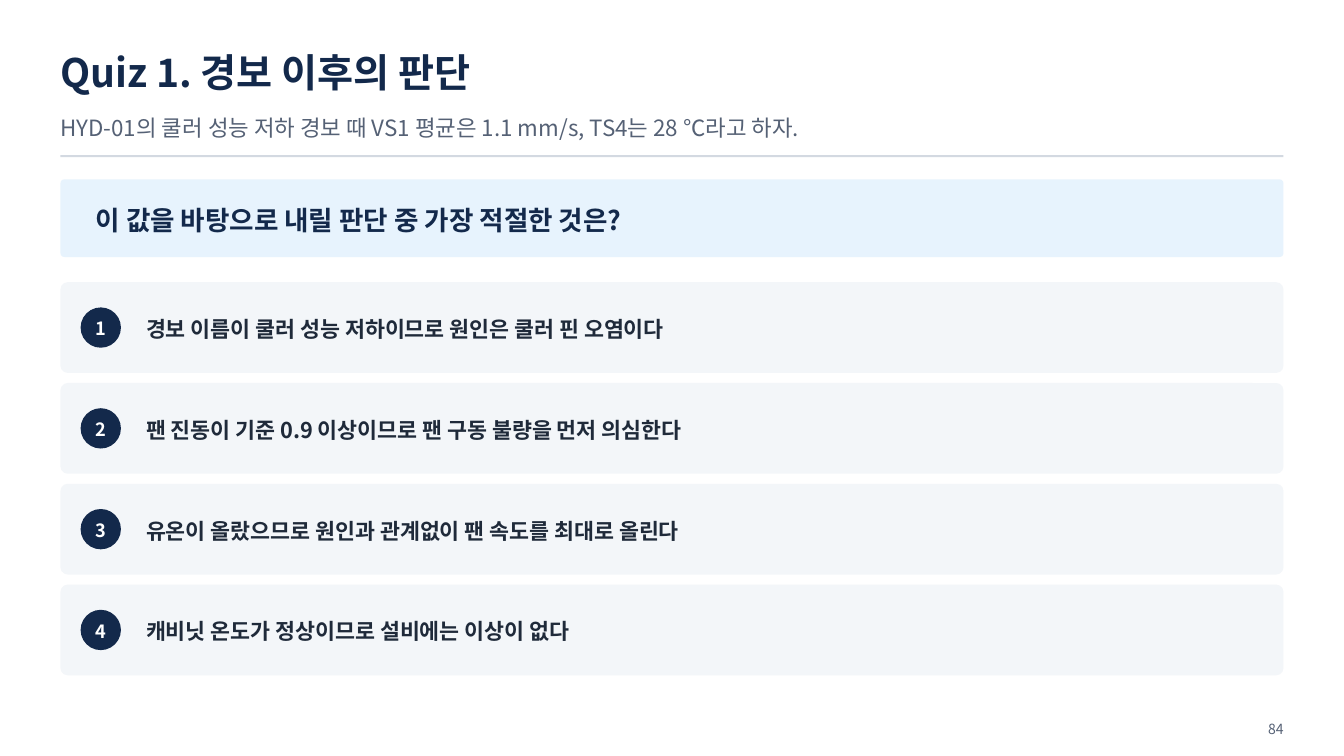
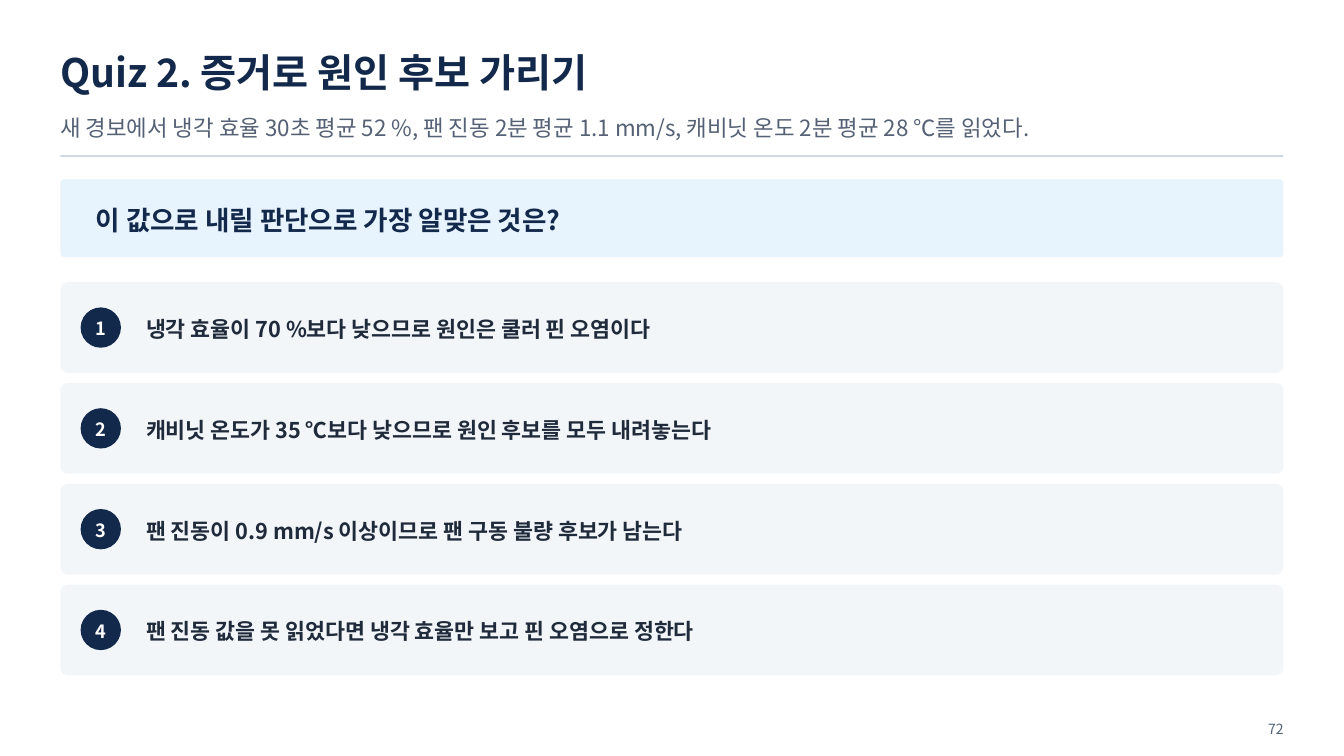
Before and after one commit to uengine-oss/hyd-iot-edu, a slide deck: slide 72 of workspace/강의제작/산출물/통합반/이론/01회차/통합반_01일차.pptx (slide 84 before the commit). Drawn at 1344x756 pixels with LibreOffice and Linux fonts; fonts in the diff are those of the drawing. Boxes give left, top, right and bottom in pixels: in the first picture for what was removed or moved away, otherwise in the second. Text is boxed around its words. In the diff, an @@ line names an element or a change of style, - is before the commit and + after.

Commit message:
1회차 이론 덱 01 · 02 · 03편 마무리와 다른 계정 인계: 02편 적대적 검토 15건 반영(사용자 「다 고쳐」 — 관제 자리 · MQTT 방향 · 화면에 없던 말 · 같은 꼴 반복, 새 삽화 5), 03편 재편 「온톨로지란 무엇이고 왜 필요한가」(앞다리 뺌, 무엇 5 · 왜 3 · 쓰이는 법 5 · 있으면 4, 검토 20건 반영, 새 삽화), 덱 87 → 74장 · 확정 PPTX 같은 판(장빼기 · 장교체 · 쪽번호맞춤 · 노트주입), 02편 대본 새 판, 01편 대본 1장 유압 설비 이름만. 지침 대본 S-4(풀 자리 먼저 정하기 · 한 마디 되짚기) · 덱 자료(장 수 바뀌는 고침), 도구 장구간교체 · 장빼기 · 쪽번호맞춤, 작업 폴더를 커밋되는 근거 폴더로(인계). 03편 대본은 옛 판 — 다음 세션이 새로 씀

```diff
--- a/workspace/강의제작/산출물/통합반/이론/01회차/통합반_01일차.pptx
+++ b/workspace/강의제작/산출물/통합반/이론/01회차/통합반_01일차.pptx
@@ text at (x1=60, y1=54, x2=588, y2=95): text changed @@
-Quiz 1. 경보 이후의 판단
+Quiz 2. 증거로 원인 후보 가리기
@@ text at (x1=60, y1=117, x2=1029, y2=140): text changed @@
-HYD-01의 쿨러 성능 저하 경보 때 VS1 평균은 1.1 mm/s, TS4는 28 ℃라고 하자.
+새 경보에서 냉각 효율 30초 평균 52 %, 팬 진동 2분 평균 1.1 mm/s, 캐비닛 온도 2분 평균 28 ℃를 읽었다.
@@ text at (x1=96, y1=207, x2=561, y2=233): text changed @@
-이 값을 바탕으로 내릴 판단 중 가장 적절한 것은?
+이 값으로 내릴 판단으로 가장 알맞은 것은?
@@ text at (x1=146, y1=318, x2=651, y2=339): text changed @@
-경보 이름이 쿨러 성능 저하이므로 원인은 쿨러 핀 오염이다
+냉각 효율이 70 %보다 낮으므로 원인은 쿨러 핀 오염이다
@@ text at (x1=146, y1=419, x2=712, y2=440): text changed @@
-팬 진동이 기준 0.9 이상이므로 팬 구동 불량을 먼저 의심한다
+캐비닛 온도가 35 ℃보다 낮으므로 원인 후보를 모두 내려놓는다
@@ text at (x1=146, y1=520, x2=683, y2=543): text changed @@
-유온이 올랐으므로 원인과 관계없이 팬 속도를 최대로 올린다
+팬 진동이 0.9 mm/s 이상이므로 팬 구동 불량 후보가 남는다
@@ text at (x1=146, y1=620, x2=694, y2=641): text changed @@
-캐비닛 온도가 정상이므로 설비에는 이상이 없다
+팬 진동 값을 못 읽었다면 냉각 효율만 보고 핀 오염으로 정한다
@@ text at (x1=1268, y1=723, x2=1284, y2=734): text changed @@
-84
+72
```
Also in this commit, not shown: 32 other slides changed, 9 slides added, 22 slides removed, 30 other files.
